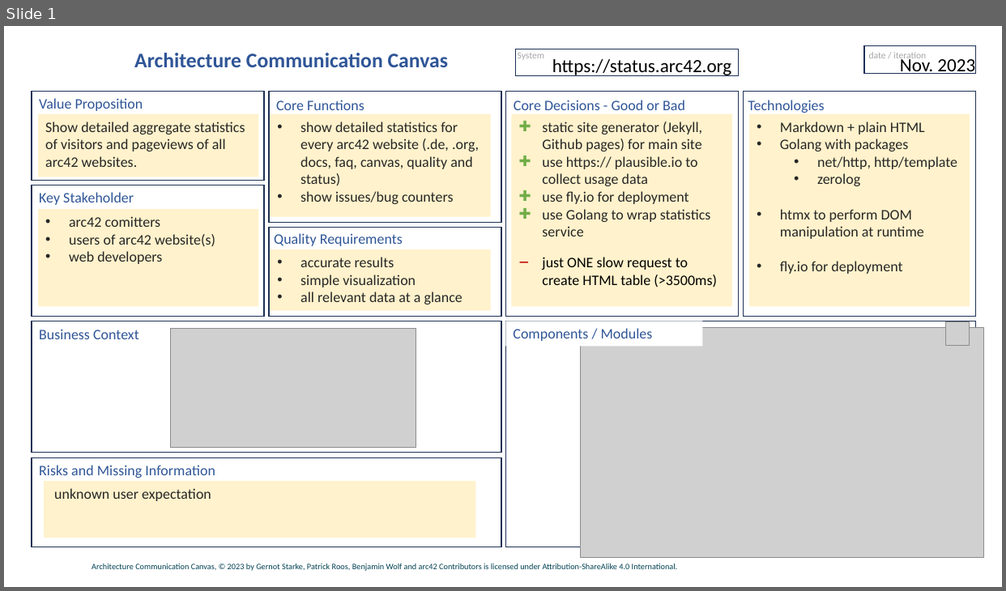
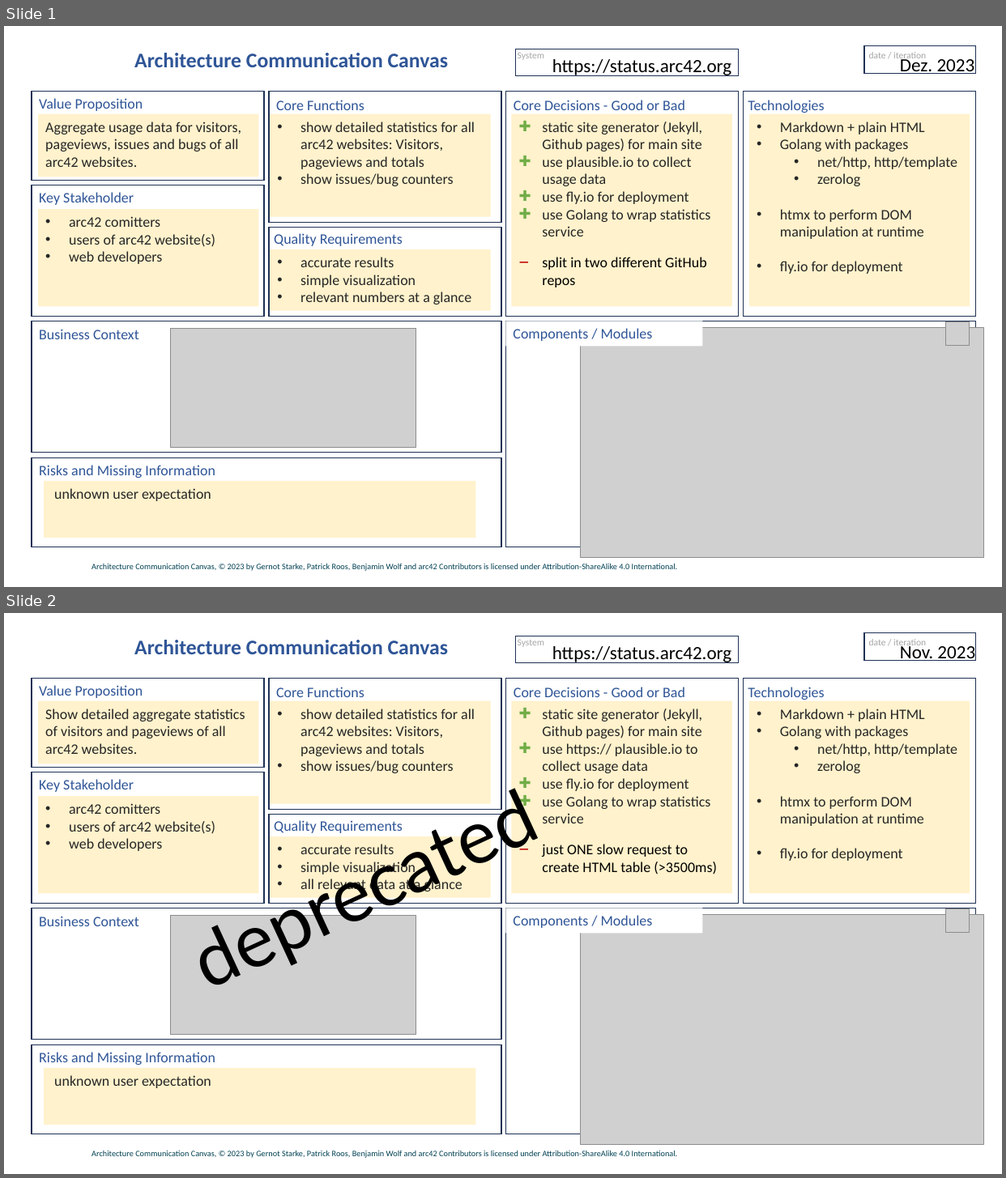
Before and after one commit to arc42/status.arc42.org-site, a slide deck: docs/canvas-status-arc42-org.pptx. Shown one above the other, each under a label of ours: slide 1 before the commit, slides 1 and 2 after it. The pictures are 1006x591 and 1006x1178 pixels, drawn with LibreOffice and Linux fonts; fonts in the diff are those of the drawing; grey boxes stand for pictures; background and template pictures are left out. Boxes give left, top, right and bottom in pixels: in the first picture for what was removed or moved away, otherwise in the second. Text is boxed around its words. In the diff, an @@ line names an element or a change of style, - is before the commit and + after.

```diff
--- a/docs/canvas-status-arc42-org.pptx
+++ b/docs/canvas-status-arc42-org.pptx
@@ slide 2 added at (4,613,1002,1174), background #FFFFFF; not listed: 23 template elements that a slide beside it also shows @@
@@ text added at (552,646,732,663), 18 pt, text #000000 @@
+https://status.arc42.org
@@ text added at (900,642,975,661), 18 pt, text #000000 @@
+Nov. 2023
@@ rectangle added at (39,701,259,764), fill #FFF2CC, 14 pt, text #262626 @@
+Show detailed aggregate statistics of visitors and pageviews of all arc42 websites.
@@ rectangle added at (270,701,491,804), fill #FFF2CC, 14 pt, text #262626 @@
+• show detailed statistics for all arc42 websites: Visitors, pageviews and totals
+• show issues/bug counters
@@ rectangle added at (512,701,732,894), fill #FFF2CC, 14 pt, text #262626 @@
+✚ static site generator (Jekyll, Github pages) for main site
+✚ use https:// plausible.io to collect usage data
+✚ use fly.io for deployment
+✚ use Golang to wrap statistics service
@@ rectangle added at (750,701,970,894), fill #FFF2CC, 14 pt, text #262626 @@
+• Markdown + plain HTML
+• Golang with packages
+  • net/http, http/template
+  • zerolog
+• htmx to perform DOM manipulation at runtime
+• fly.io for deployment
@@ text added at (168,740,605,1012), 72 pt, text #000000 @@
+deprecated
@@ rectangle added at (39,796,259,894), fill #FFF2CC, 14 pt, text #262626 @@
+• arc42 comitters
+• users of arc42 website(s)
+• web developers
@@ rectangle added at (270,837,491,898), fill #FFF2CC, 14 pt, text #262626 @@
+• accurate results
+• simple visualization
+• all relevant data at a glance
@@ text added at (542,844,717,875), 14 pt, text #000000 @@
+− just ONE slow request to create HTML table (>3500ms)
@@ picture added at (170,916,415,1035) @@
@@ rectangle added at (505,908,702,934), fill #FFFFFF, 14 pt, text #2F5597 @@
+Components / Modules
@@ picture added at (581,914,984,1145) @@
@@ picture added at (946,909,970,933) @@
@@ rectangle added at (44,1068,475,1125), fill #FFF2CC, 14 pt, text #262626 @@
+unknown user expectation
@@ slide 1 changed as well @@
@@ text at (900,55,975,74): text changed @@
-Nov. 2023
+Dez. 2023
@@ text in rectangle at (45,122,241,167): text changed @@
-Show detailed aggregate statistics of visitors and pageviews of all arc42 websites.
+Aggregate usage data for visitors, pageviews, issues and bugs of all arc42 websites.
@@ text in rectangle at (300,122,475,169): text changed @@
-• show detailed statistics for every arc42 website (.de, .org, docs, faq, canvas, quality and status)
+• show detailed statistics for all arc42 websites: Visitors, pageviews and totals
@@ text in rectangle at (542,156,692,186): text changed @@
-✚ use https:// plausible.io to collect usage data
+✚ use plausible.io to collect usage data
@@ text at (542,257,707,288): text changed @@
-− just ONE slow request to create HTML table (>3500ms)
+− split in two different GitHub repos
@@ text in rectangle at (300,292,471,305): text changed @@
-• all relevant data at a glance
+• relevant numbers at a glance
```
Also in this commit, not shown: 3 other files.
